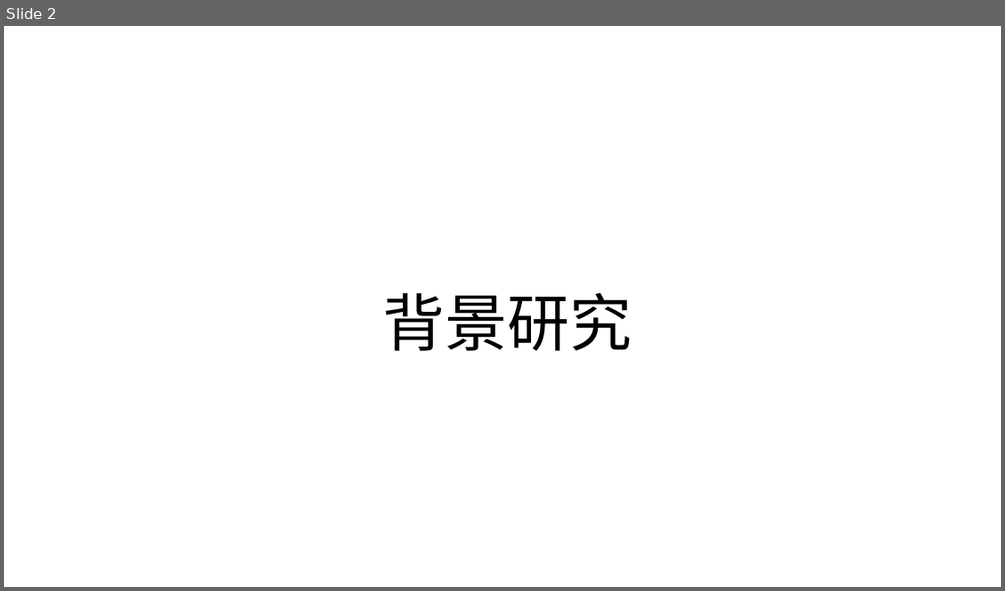
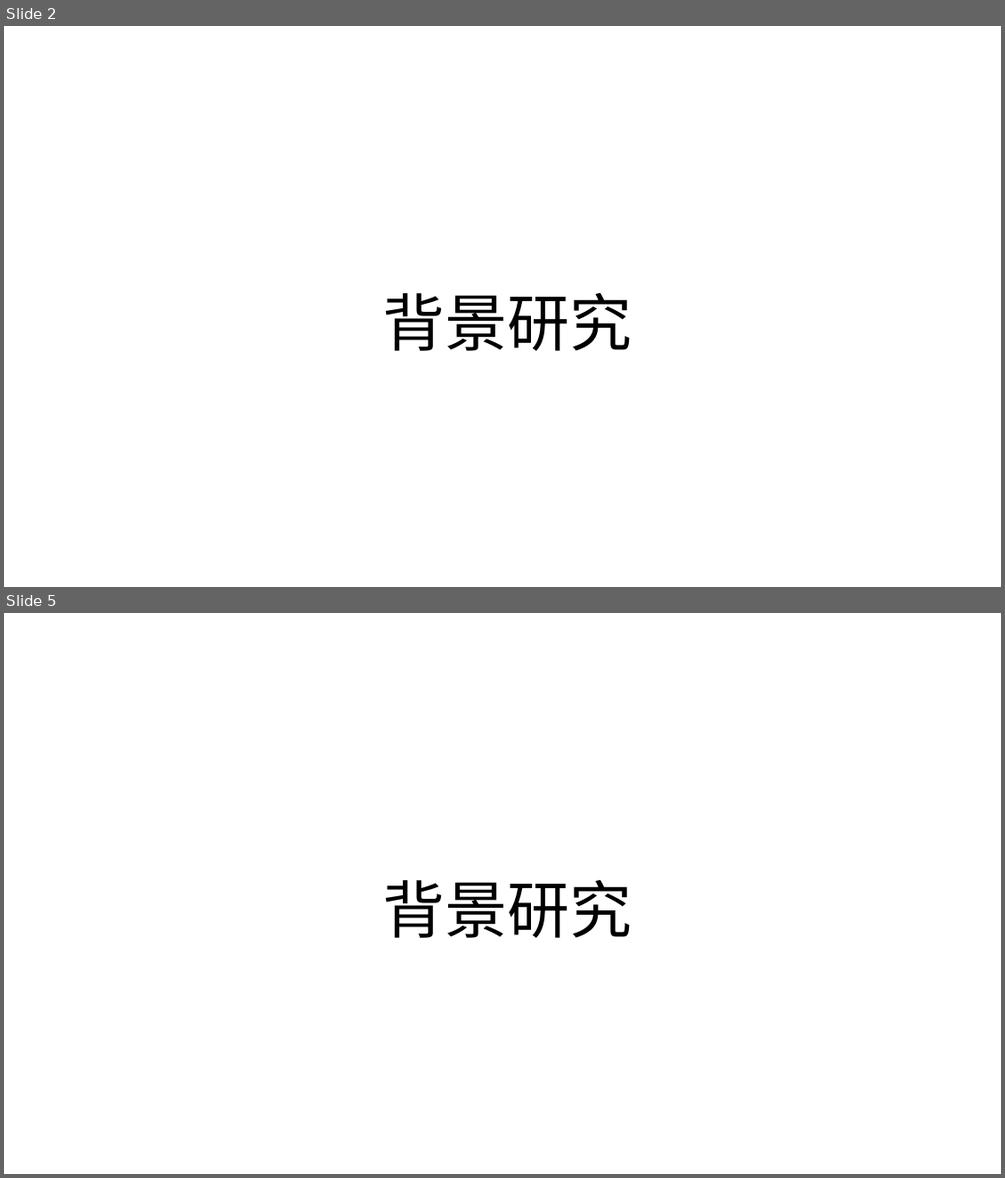
Before and after one commit to WeileLiang/FinalPro, a slide deck: 毕业答辩PPT/新建 Microsoft PowerPoint 演示文稿.pptx. Shown one above the other, each under a label of ours: slide 2 before the commit, slides 2 and 5 after it; the slides between them are not shown. The pictures are 1005x591 and 1005x1178 pixels, drawn with LibreOffice and Linux fonts; fonts in the diff are those of the drawing. Boxes give left, top, right and bottom in pixels: in the first picture for what was removed or moved away, otherwise in the second. Text is boxed around its words. In the diff, an @@ line names an element or a change of style, - is before the commit and + after.

Commit message:
背景研究基本完成

```diff
--- a/毕业答辩PPT/新建 Microsoft PowerPoint 演示文稿.pptx
+++ b/毕业答辩PPT/新建 Microsoft PowerPoint 演示文稿.pptx
@@ slide 5 added at bbox=[4, 613, 1001, 1174], background #FFFFFF @@
@@ title added at bbox=[383, 879, 632, 938], 60 pt, text #000000 @@
+背景研究
```
Also in this commit, not shown: 1 slide changed, 1 other slide added, 18 other files.
